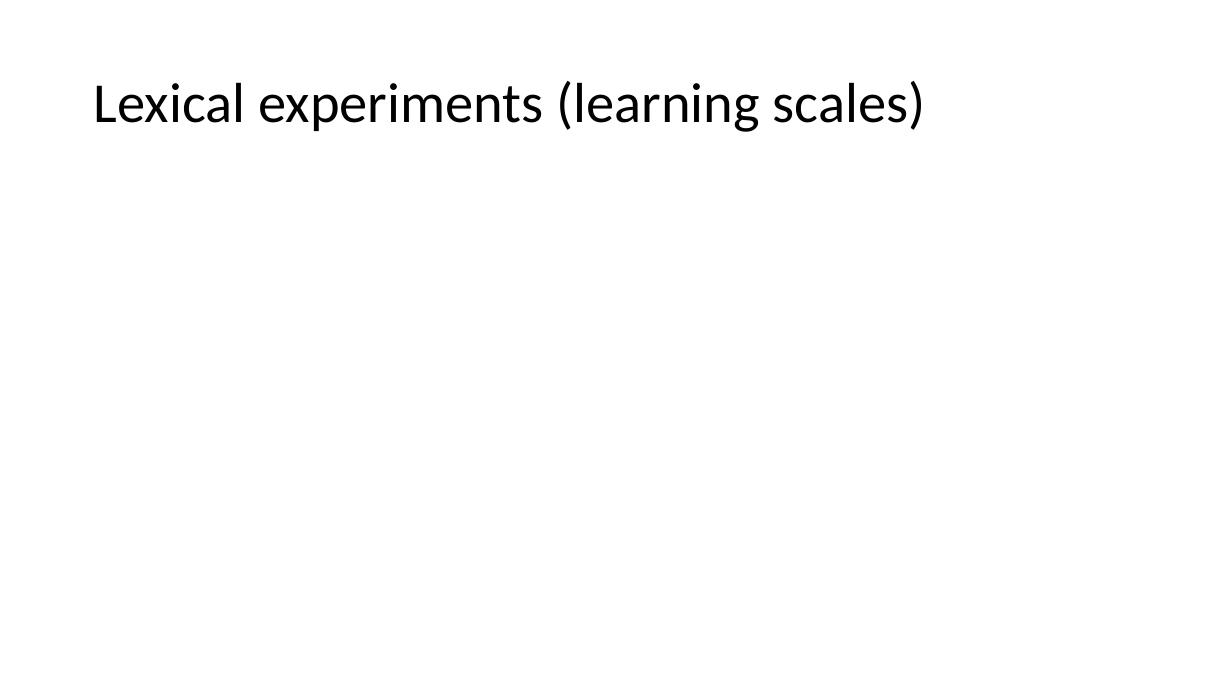
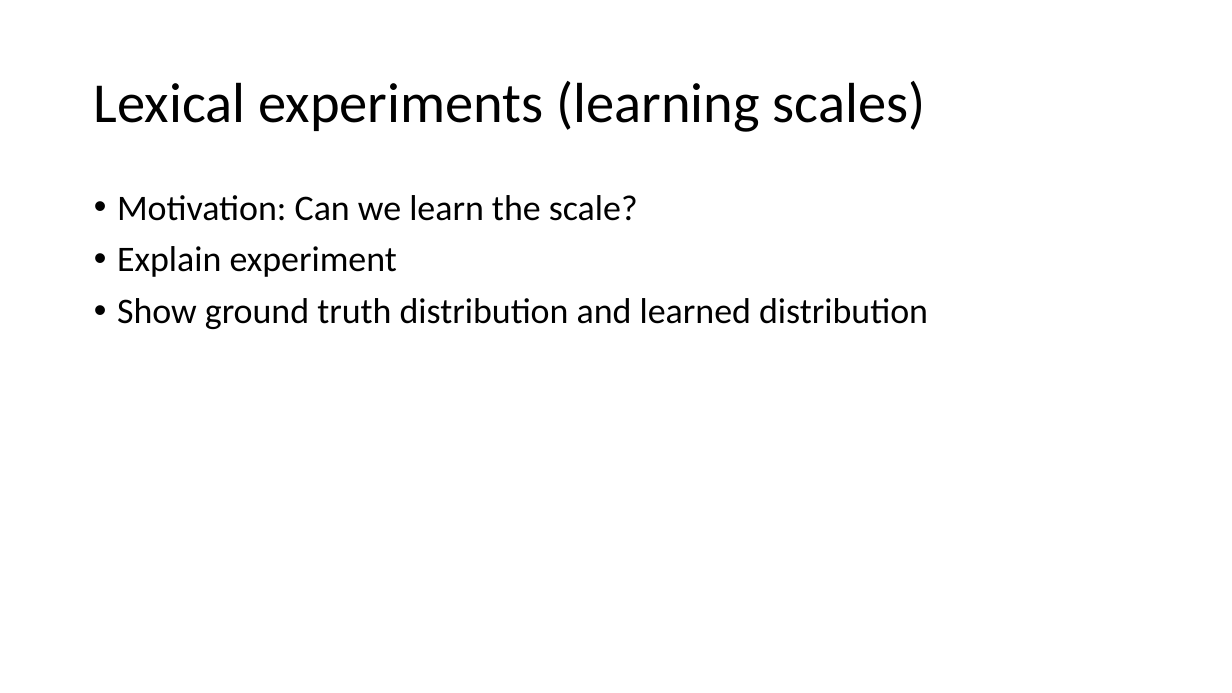
Before and after one commit to JsonFreeman/semppl, a slide deck: slide 14 of LabMeeting.pptx (slide 11 before the commit). Drawn at 1232x693 pixels with LibreOffice and Linux fonts; fonts in the diff are those of the drawing. Boxes give left, top, right and bottom in pixels: in the first picture for what was removed or moved away, otherwise in the second. Text is boxed around its words. In the diff, an @@ line names an element or a change of style, - is before the commit and + after.

```diff
--- a/LabMeeting.pptx
+++ b/LabMeeting.pptx
@@ text added at (117,195,928,329), 28 pt, text #000000 @@
+• Motivation: Can we learn the scale?
+• Explain experiment
+• Show ground truth distribution and learned distribution
```
Also in this commit, not shown: 7 other slides changed, 4 slides added, 1 slide removed.
